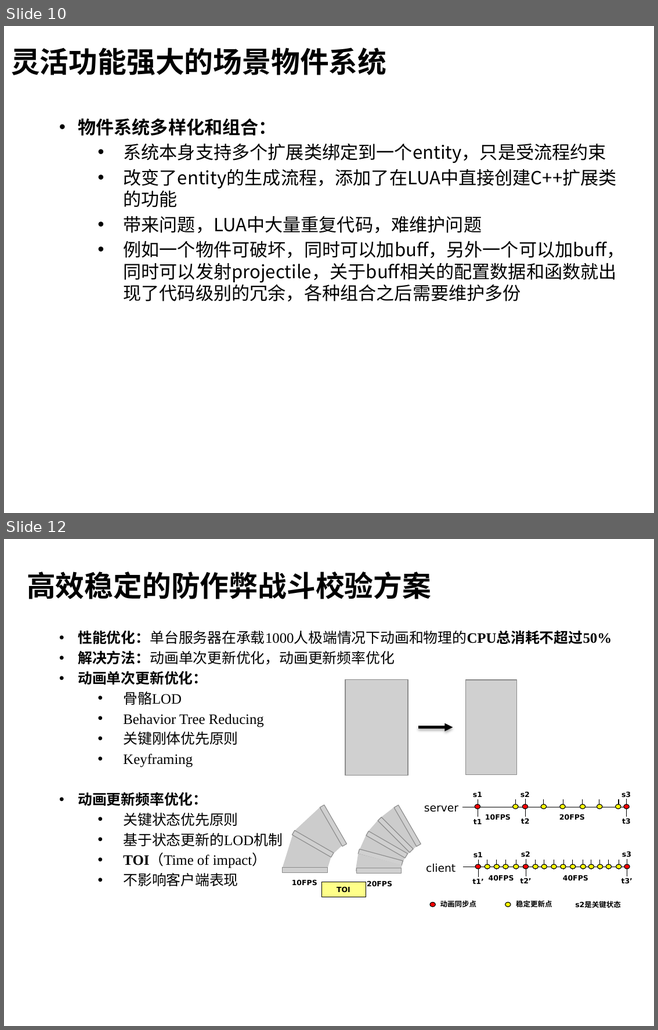
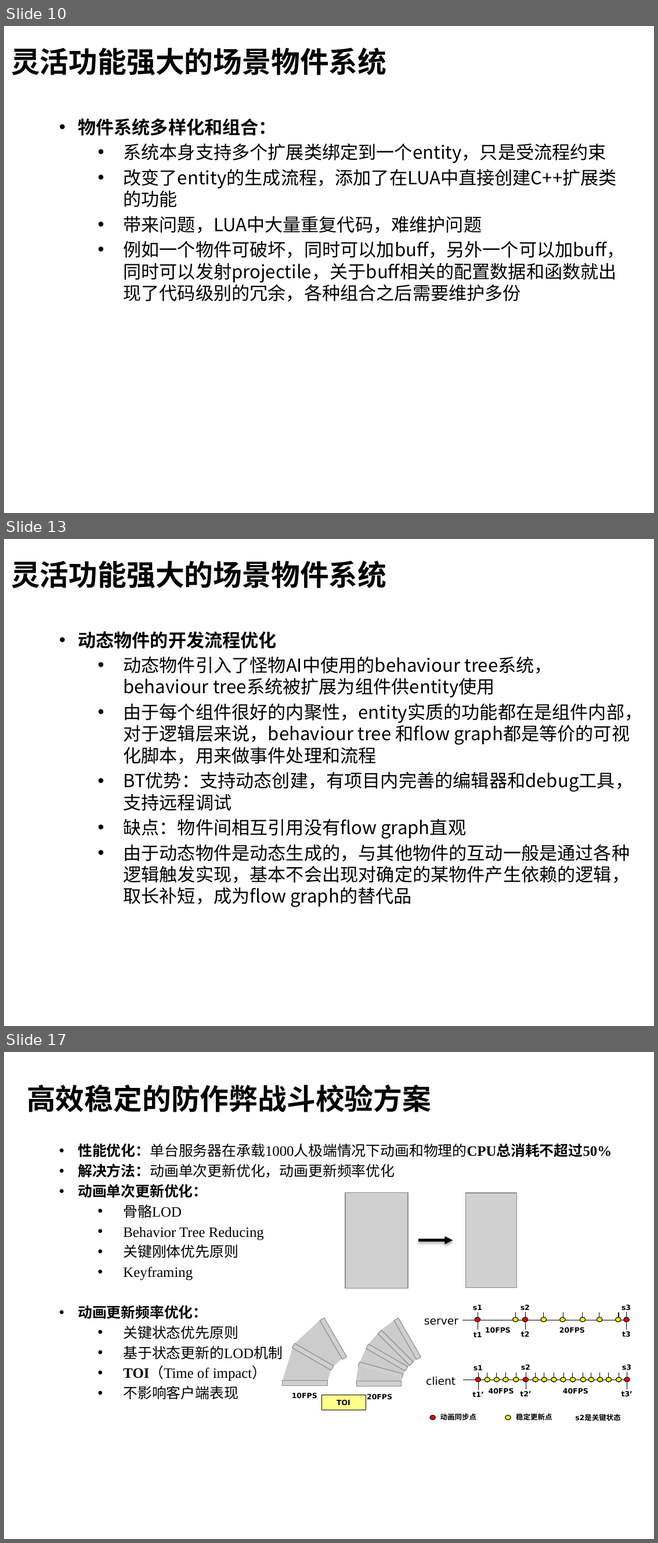
Before and after one commit to henryfung01/StreetFighter, a slide deck: Doc/whitebai.pptx. Shown one above the other, each under a label of ours: slides 10 and 12 before the commit, slides 10, 13 and 17 after it; the slides between them are not shown. The pictures are 658x1030 and 658x1543 pixels, drawn with LibreOffice and Linux fonts; fonts in the diff are those of the drawing; grey boxes stand for pictures; background and template pictures are left out. Boxes give left, top, right and bottom in pixels: in the first picture for what was removed or moved away, otherwise in the second. Text is boxed around its words. In the diff, an @@ line names an element or a change of style, - is before the commit and + after.

```diff
--- a/Doc/whitebai.pptx
+++ b/Doc/whitebai.pptx
@@ slide 13 added at bbox=[4, 539, 654, 1026], background picture (left out) @@
@@ title added at bbox=[11, 560, 386, 588], 32 pt, text #000000, bold @@
+灵活功能强大的场景物件系统
@@ text added at bbox=[78, 631, 642, 907], 20 pt, text #000000 @@
+• 动态物件的开发流程优化
+  • 动态物件引入了怪物AI中使用的behaviour tree系统，behaviour tree系统被扩展为组件供entity使用
+  • 由于每个组件很好的内聚性，entity实质的功能都在是组件内部，对于逻辑层来说，behaviour tree 和flow graph都是等价的可视化脚本，用来做事件处理和流程
+  • BT优势：支持动态创建，有项目内完善的编辑器和debug工具，支持远程调试
+  • 缺点：物件间相互引用没有flow graph直观
+  • 由于动态物件是动态生成的，与其他物件的互动一般是通过各种逻辑触发实现，基本不会出现对确定的某物件产生依赖的逻辑，取长补短，成为flow graph的替代品
@@ what was slide 12 is now slide 17 @@
```
Also in this commit, not shown: 4 slides changed, 4 other slides added.
